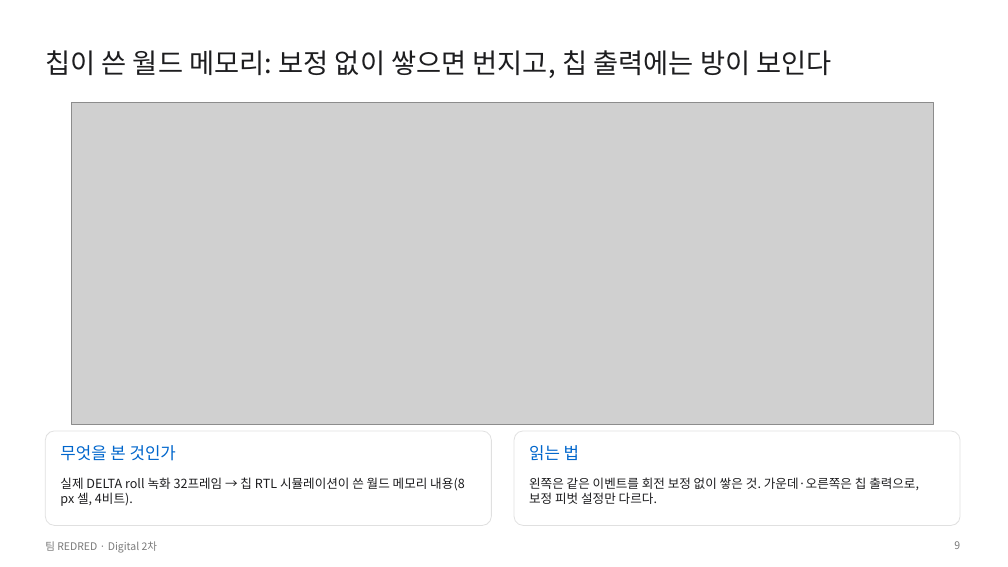
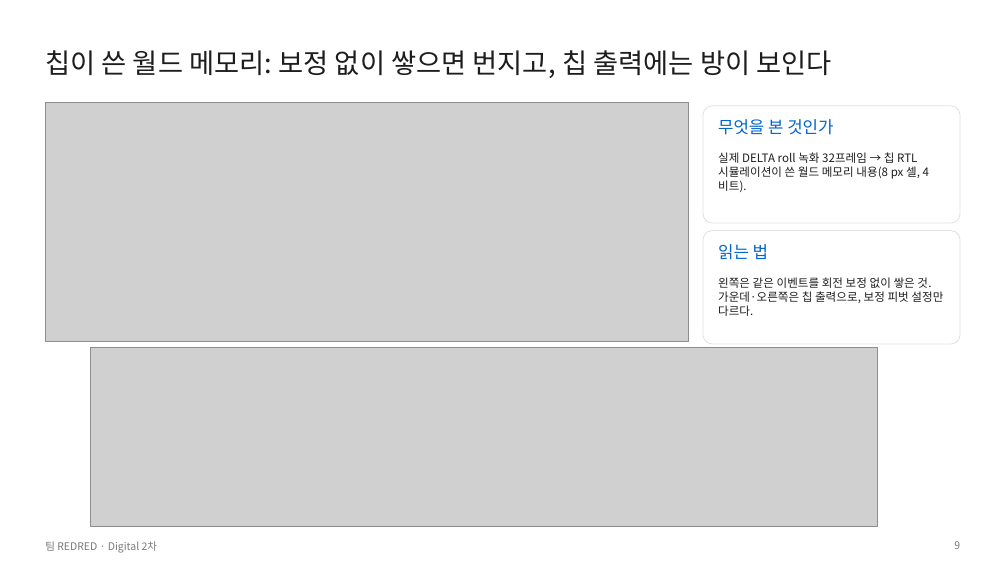
Before and after one commit to GangHeeJo/AI-SEMI, a slide deck: slide 9 of submission/REDRED_2차_발표자료_칩S.pptx. Drawn at 1008x567 pixels with LibreOffice and Linux fonts; fonts in the diff are those of the drawing; grey boxes stand for pictures. Boxes give left, top, right and bottom in pixels: in the first picture for what was removed or moved away, otherwise in the second. Text is boxed around its words. In the diff, an @@ line names an element or a change of style, - is before the commit and + after.

```diff
--- a/submission/REDRED_2차_발표자료_칩S.pptx
+++ b/submission/REDRED_2차_발표자료_칩S.pptx
@@ picture resized from (x1=72, y1=102, x2=934, y2=424) to (x1=45, y1=102, x2=688, y2=342) @@
@@ rounded rectangle added at (x1=703, y1=106, x2=960, y2=223), fill #FFFFFF, outline #E0E0E0 0.75 pt @@
@@ text "무엇을 본 것인가" moved from (x1=60, y1=445, x2=176, y2=461) to (x1=718, y1=119, x2=833, y2=135) @@
@@ text "실제 DELTA roll 녹화 32프레임 ..." moved from (x1=60, y1=477, x2=465, y2=506) to (x1=718, y1=152, x2=920, y2=179) @@
@@ text "실제 DELTA roll 녹화 32프레임 ..." at (x1=718, y1=152, x2=920, y2=179): size 12 to 11 pt @@
@@ rounded rectangle added at (x1=703, y1=231, x2=960, y2=344), fill #FFFFFF, outline #E0E0E0 0.75 pt @@
@@ text "읽는 법" moved from (x1=529, y1=445, x2=579, y2=461) to (x1=718, y1=244, x2=768, y2=260) @@
@@ text "왼쪽은 같은 이벤트를 회전 보정 ..." at (x1=718, y1=277, x2=943, y2=316): size 12 to 11 pt @@
@@ text "왼쪽은 같은 이벤트를 회전 보정 ..." moved from (x1=529, y1=477, x2=919, y2=504) to (x1=718, y1=277, x2=943, y2=316) @@
@@ picture added at (x1=91, y1=348, x2=877, y2=526) @@
@@ rounded rectangle removed at (x1=45, y1=431, x2=492, y2=526) @@
@@ rounded rectangle removed at (x1=514, y1=431, x2=960, y2=526) @@
```
Also in this commit, not shown: 3 other slides changed, 7 other files.
